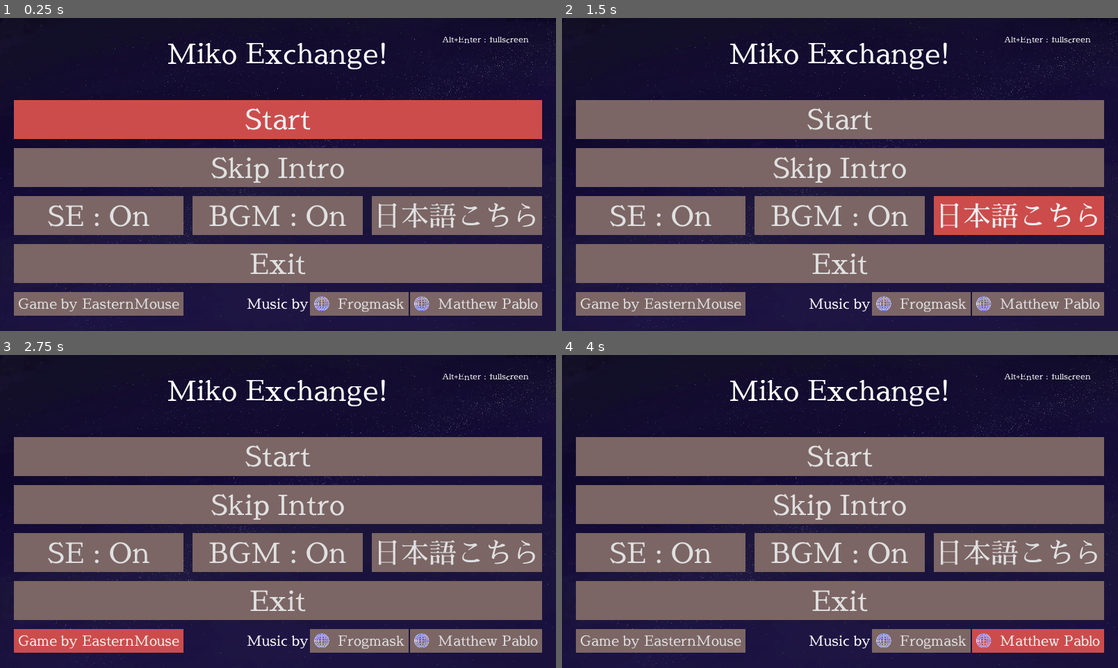
Above: before the commit, frames 1-4 (two rows, left to right).
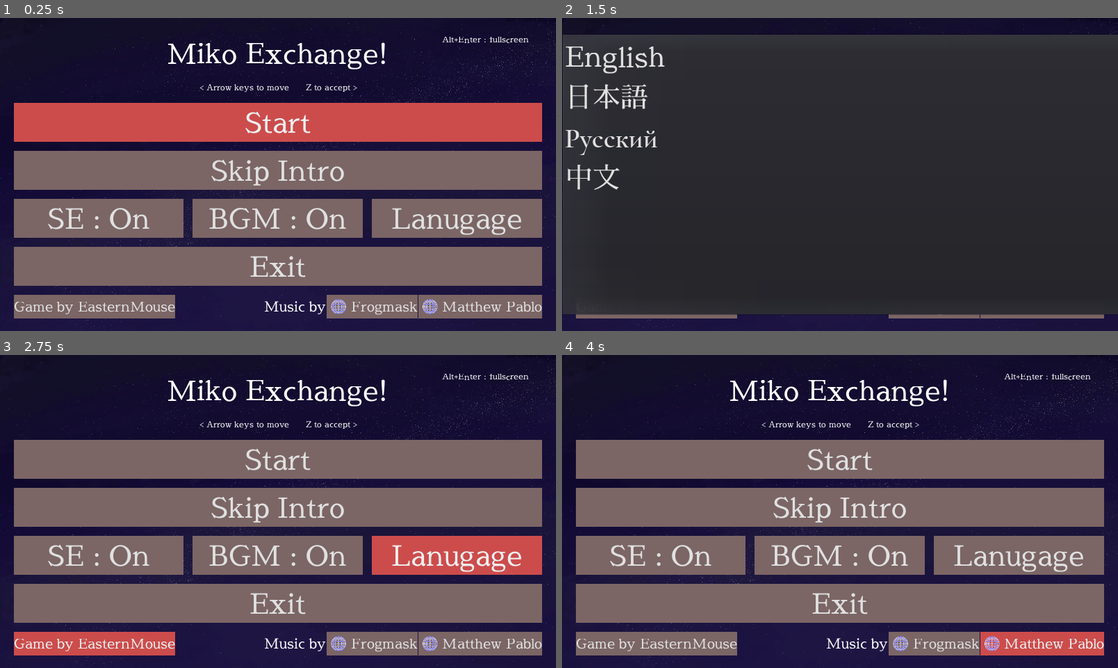
Above: after the commit, the same moments.

Repository: EasternMouse/miko-exchange
Game: Godot game, scene res://src/scenes/MainMenu.tscn
The game is run twice, just before and just after one commit, with the same random seed, the same clock (stepped at 60 frames per second) and the same inputs.
Inputs:
- Up to frame 1 (0.25 s): no input
- Up to frame 2 (1.5 s): click "日本語こちら" (after the commit: "Lanugage") at 0.5 s; click "English here" (after the commit: "Lanugage") at 1.25 s
- Up to frame 3 (2.75 s): click "Game by EasternMouse" at 2 s
- Up to frame 4 (4 s): click "Frogmask" at 2.75 s; click "Matthew Pablo" at 3.5 s

The runs differ from the first frame. In frame 1, 13% of the frame differs, in the area x 2-98%, y 21-96%; in frame 2, 79%, in the area x 0-100%, y 5-96%; in frame 3, 16%; in frame 4, 13%.

Commit message:
Added Russian translation, Font fallback for new langauge

Diff:
--- a/assets/text.csv
+++ b/assets/text.csv
@@ -1,29 +1,30 @@
-keys,en,ja
-NAME,Miko Exchange!,Miko Exchange!
-ON,On,はい
-OFF,Off,いいえ
-START,Start,初めから
-SKIP_INTRO,Skip Intro,イントロをスキップ
-LANGUAGE,日本語こちら,English here
-EXIT,Exit,終了
-SCORE,Score: ,スコア :
-PAUSE,Pause,一時停止
-GAME_OVER,Game over,ゲームオーバー
-RETRY,Retry,リトライ
-CONTINUE,Continue,コンティニュー
-MAIN_MENU,Main Menu,タイトルへ
-CREDITS_GAME, Game by EasternMouse , ゲーム : EasternMouse
-CREDITS_MUSIC,Music by,音楽 :
-CREDITS_MUSIC_FROGMASK, Frogmask , Frogmask
-CREDITS_MUSIC_MATTHEW, Matthew Pablo , Matthew Pablo
-CONTROLS_FULLSCREEN,Alt+Enter : fullscreen,Alt+Enter : 全画面
-CONTROLS_MOVEMENT,Arrow keys : movement,方向キー : 移動
-CONTROLS_SHOOT,Z (hold): Shoot,Z（長押し）: ショット
-CONTROLS_BURST,Z (release) : Burst fire,Z（離す） : バースト
-CONTROLS_FOCUS,Shift : Slow moving,Shift : 低速移動
-CONTROLS_CIRCLE,Fly around the gate in a circle to seal it,門の周りを円で絵がくと封印できます
-CONTROLS_MENU,Esc : Menu,Esc : メニュー
-CONTROLS_NEXT,Z : Next,Z : 次へ
-VICTORY,Victory,人生の勝利者
-DESCRIPTION,"Annual Hakurei Shrine Grand Festival is coming, but Reimu became sick. Help Marisa in conducting festival instead of Reimu, but watch out for evil forces, waiting to invade the festival grounds!",いよいよ一年一度の博麗大祭りの開催日なんですが、霊夢さんが謎の病気にかかって再起不能になってしまった！魔理沙さんを操作して祭りを悪の手から守りましょう！
-CONTROL_DESCRIPTION,"Arrow keys : movement, Z : Shoot, Esc : Menu",方向キー : 移動、Z : ショット、Esc : メニュー
+keys,en,ja,ru,zh
+NAME,Miko Exchange!,Miko Exchange!,Miko Exchange!,Miko Exchange!
+ON,On,はい,Да,
+OFF,Off,いいえ,Нет,
+START,Start,初めから,Начать,
+SKIP_INTRO,Skip Intro,イントロをスキップ,Пропустить вступление,
+LANGUAGE,Lanugage,Lanugage,Lanugage,Lanugage
+EXIT,Exit,終了,Выход,
+SCORE,Score:,スコア :,Очки:,
+PAUSE,Pause,一時停止,Пауза,
+GAME_OVER,Game Over,ゲームオーバー,Игра окончена,
+RETRY,Retry,リトライ,Начать заново,
+CONTINUE,Continue,コンティニュー,Продолжить,
+MAIN_MENU,Main Menu,タイトルへ,Главное меню,
+CREDITS_GAME,Game by EasternMouse,ゲーム : EasternMouse,Игра от EasternMouse,
+CREDITS_MUSIC,Music by,音楽 :,Музыка от,
+CREDITS_MUSIC_FROGMASK,Frogmask,Frogmask,Frogmask,Frogmask
+CREDITS_MUSIC_MATTHEW,Matthew Pablo,Matthew Pablo,Matthew Pablo,Matthew Pablo
+CONTROLS_FULLSCREEN,Alt+Enter : fullscreen,Alt+Enter : 全画面,Alt+Enter : Полный экран,
+CONTROLS_MAIN_MENU,< Arrow keys to move      Z to accept >,＜ 方向キーで移動　　Zでアクセプト ＞,< Стрелки - передвижение      Z - принять >,
+CONTROLS_MOVEMENT,Arrow keys : movement,方向キー : 移動,Стрелки: Передвижение,
+CONTROLS_SHOOT,Z (hold): Shoot,Z（長押し）: ショット,Z (держть): Стрельба,
+CONTROLS_BURST,Z (release) : Burst fire,Z（離す） : バースト,Z (отпустить): Мощный выстрел,
+CONTROLS_FOCUS,Shift : Slow moving,Shift : 低速移動,Shift: Медленное передвижение,
+CONTROLS_CIRCLE,Fly around the Gate in a circle to seal it,門の周りを円で絵がくと封印できます,"Облетите вокруг Врат, что-бы закрыть их",
+CONTROLS_MENU,Esc : Menu,Esc : メニュー,Esc: Меню,
+CONTROLS_NEXT,Z : Next,Z : 次へ,Z: Дальше,
+VICTORY,Victory,人生の勝利者,Победа,
+DESCRIPTION,"Annual Hakurei Shrine Grand Festival is coming, but Reimu became sick. Help Marisa in conducting festival instead of Reimu, but watch out for evil forces, waiting to invade the festival grounds!",いよいよ一年一度の博麗大祭りの開催日なんですが、霊夢さんが謎の病気にかかって再起不能になってしまった！魔理沙さんを操作して祭りを悪の手から守りましょう！,X,X
+CONTROL_DESCRIPTION,"Arrow keys : Movement, Z : Shoot, Esc : Menu",方向キー : 移動、Z : ショット、Esc : メニュー,X,X
--- a/project.godot
+++ b/project.godot
@@ -123,7 +123,7 @@
 
 [locale]
 
-translations=PoolStringArray( "res://assets/text.en.translation", "res://assets/text.ja.translation" )
+translations=PoolStringArray( "res://assets/text.en.translation", "res://assets/text.ja.translation", "res://assets/text.ru.translation", "res://assets/text.zh.translation" )
 
 [rendering]
 
--- a/src/Theme.tres
+++ b/src/Theme.tres
@@ -1,6 +1,7 @@
-[gd_resource type="Theme" load_steps=6 format=2]
+[gd_resource type="Theme" load_steps=7 format=2]
 
 [ext_resource path="res://assets/fonts/Sawarabi_Mincho/SawarabiMincho-Regular.ttf" type="DynamicFontData" id=1]
+[ext_resource path="res://assets/fonts/Cormorant_Garamond/CormorantGaramond-SemiBold.ttf" type="DynamicFontData" id=2]
 
 [sub_resource type="StyleBoxFlat" id=1]
 bg_color = Color( 0.803922, 0.301961, 0.301961, 1 )
@@ -14,6 +15,7 @@
 [sub_resource type="DynamicFont" id=4]
 size = 96
 font_data = ExtResource( 1 )
+fallback/0 = ExtResource( 2 )
 
 [resource]
 default_font = SubResource( 4 )
--- a/src/entities/Player.tscn
+++ b/src/entities/Player.tscn
@@ -7,6 +7,7 @@
 [ext_resource path="res://assets/fonts/Sawarabi_Mincho/SawarabiMincho-Regular.ttf" type="DynamicFontData" id=5]
 [ext_resource path="res://assets/img/light.png" type="Texture" id=6]
 [ext_resource path="res://src/entities/HitboxShot.gd" type="Script" id=7]
+[ext_resource path="res://assets/fonts/Cormorant_Garamond/CormorantGaramond-SemiBold.ttf" type="DynamicFontData" id=8]
 
 [sub_resource type="CircleShape2D" id=1]
 radius = 40.8737
@@ -121,6 +122,7 @@
 outline_size = 4
 outline_color = Color( 0, 0, 0, 1 )
 font_data = ExtResource( 5 )
+fallback/0 = ExtResource( 8 )
 
 [sub_resource type="Animation" id=9]
 resource_name = "heal"
--- a/src/scenes/MainMenu.gd
+++ b/src/scenes/MainMenu.gd
@@ -28,11 +28,8 @@
 
 
 func _on_ButtonLanguage_pressed():
-	if TranslationServer.get_locale() == "en":
-		TranslationServer.set_locale("ja")
-	else:
-		TranslationServer.set_locale("en")
-	load_text()
+	$LanguagePopupMenu.popup()
+
 
 func _on_ButtonMusic_pressed():
 	BgmControl.option_music = not BgmControl.option_music
@@ -92,3 +89,12 @@
 	OS.window_fullscreen = false
 	if OS.shell_open("https://easternmouse.itch.io") != OK:
 		print("Can't open website!")
+
+
+func _on_LanguagePopupMenu_id_pressed(id: int) -> void:
+	match id:
+		0: TranslationServer.set_locale("en")
+		1: TranslationServer.set_locale("ja")
+		2: TranslationServer.set_locale("ru")
+		3: TranslationServer.set_locale("zh")
+	load_text()
--- a/src/scenes/MainMenu.tscn
+++ b/src/scenes/MainMenu.tscn
@@ -6,14 +6,17 @@
 [ext_resource path="res://src/scenes/MainMenu.gd" type="Script" id=4]
 [ext_resource path="res://assets/fonts/Sawarabi_Mincho/SawarabiMincho-Regular.ttf" type="DynamicFontData" id=5]
 [ext_resource path="res://assets/img/Globe.png" type="Texture" id=6]
+[ext_resource path="res://assets/fonts/Cormorant_Garamond/CormorantGaramond-SemiBold.ttf" type="DynamicFontData" id=7]
 
 [sub_resource type="DynamicFont" id=1]
 size = 30
 font_data = ExtResource( 5 )
+fallback/0 = ExtResource( 7 )
 
 [sub_resource type="DynamicFont" id=2]
 size = 50
 font_data = ExtResource( 5 )
+fallback/0 = ExtResource( 7 )
 
 [node name="MainMenu" type="Control"]
 anchor_right = 1.0
@@ -58,7 +61,7 @@
 
 [node name="VBoxContainer" type="VBoxContainer" parent="MarginContainer"]
 margin_right = 2680.0
-margin_bottom = 972.0
+margin_bottom = 1151.0
 grow_horizontal = 2
 grow_vertical = 2
 custom_constants/separation = 32
@@ -68,8 +71,9 @@
 }
 
 [node name="Label" type="Label" parent="MarginContainer/VBoxContainer"]
-margin_right = 2680.0
-margin_bottom = 134.0
+margin_top = 83.0
+margin_right = 2680.0
+margin_bottom = 217.0
 size_flags_vertical = 1
 text = "NAME"
 align = 1
@@ -78,25 +82,30 @@
 "_edit_use_anchors_": false
 }
 
-[node name="Control" type="Control" parent="MarginContainer/VBoxContainer"]
-margin_top = 166.0
-margin_right = 2680.0
-margin_bottom = 196.0
-size_flags_vertical = 3
+[node name="LabelControls" type="Label" parent="MarginContainer/VBoxContainer"]
+margin_top = 249.0
+margin_right = 2680.0
+margin_bottom = 292.0
+custom_fonts/font = SubResource( 1 )
+text = "CONTROLS_MAIN_MENU"
+align = 1
+__meta__ = {
+"_edit_use_anchors_": false
+}
 
 [node name="ButtonStart" parent="MarginContainer/VBoxContainer" instance=ExtResource( 3 )]
-margin_top = 228.0
-margin_right = 2680.0
-margin_bottom = 362.0
+margin_top = 324.0
+margin_right = 2680.0
+margin_bottom = 458.0
 focus_neighbour_bottom = NodePath("../ButtonSkipIntro")
 size_flags_vertical = 1
 text = "START"
 path = "res://src/scenes/CutScene.tscn"
 
 [node name="ButtonSkipIntro" parent="MarginContainer/VBoxContainer" instance=ExtResource( 3 )]
-margin_top = 394.0
-margin_right = 2680.0
-margin_bottom = 528.0
+margin_top = 490.0
+margin_right = 2680.0
+margin_bottom = 624.0
 focus_neighbour_top = NodePath("../ButtonStart")
 focus_neighbour_bottom = NodePath("../HBoxContainer/ButtonSound")
 size_flags_vertical = 1
@@ -104,9 +113,9 @@
 path = "res://src/scenes/GameScene.tscn"
 
 [node name="HBoxContainer" type="HBoxContainer" parent="MarginContainer/VBoxContainer"]
-margin_top = 560.0
-margin_right = 2680.0
-margin_bottom = 694.0
+margin_top = 656.0
+margin_right = 2680.0
+margin_bottom = 790.0
 custom_constants/separation = 32
 alignment = 1
 
@@ -143,18 +152,18 @@
 text = "LANGUAGE"
 
 [node name="ButtonExit" type="Button" parent="MarginContainer/VBoxContainer"]
-margin_top = 726.0
-margin_right = 2680.0
-margin_bottom = 860.0
+margin_top = 822.0
+margin_right = 2680.0
+margin_bottom = 956.0
 focus_neighbour_top = NodePath("../HBoxContainer/ButtonSound")
 focus_neighbour_bottom = NodePath("../Credits/ButtonCreditsGame")
 mouse_filter = 2
 text = "EXIT"
 
 [node name="Credits" type="HBoxContainer" parent="MarginContainer/VBoxContainer"]
-margin_top = 892.0
-margin_right = 2680.0
-margin_bottom = 972.0
+margin_top = 988.0
+margin_right = 2680.0
+margin_bottom = 1068.0
 alignment = 1
 
 [node name="ButtonCreditsGame" type="Button" parent="MarginContainer/VBoxContainer/Credits"]
@@ -207,6 +216,17 @@
 icon = ExtResource( 6 )
 
 [node name="AudioStreamPlayer" type="AudioStreamPlayer" parent="."]
+
+[node name="LanguagePopupMenu" type="PopupMenu" parent="."]
+margin_left = 48.0
+margin_top = 54.0
+margin_right = 2728.0
+margin_bottom = 1026.0
+popup_exclusive = true
+items = [ "English", null, 0, false, false, 0, 0, null, "", false, "日本語", null, 0, false, false, 1, 0, null, "", false, "Русский", null, 0, false, false, 2, 0, null, "", false, "中文", null, 0, false, false, 3, 0, null, "", false ]
+__meta__ = {
+"_edit_use_anchors_": false
+}
 [connection signal="pressed" from="MarginContainer/VBoxContainer/HBoxContainer/ButtonSound" to="." method="_on_ButtonSound_pressed"]
 [connection signal="pressed" from="MarginContainer/VBoxContainer/HBoxContainer/ButtonMusic" to="." method="_on_ButtonMusic_pressed"]
 [connection signal="pressed" from="MarginContainer/VBoxContainer/HBoxContainer/ButtonLanguage" to="." method="_on_ButtonLanguage_pressed"]
@@ -214,3 +234,4 @@
 [connection signal="pressed" from="MarginContainer/VBoxContainer/Credits/ButtonCreditsGame" to="." method="_on_ButtonCreditsGame_pressed"]
 [connection signal="pressed" from="MarginContainer/VBoxContainer/Credits/ButtonCreditsMusicFrogMask" to="." method="_on_ButtonCreditsMusicFrogMask_pressed"]
 [connection signal="pressed" from="MarginContainer/VBoxContainer/Credits/ButtonCreditsMusicMatthew" to="." method="_on_ButtonCreditsMusicMatthew_pressed"]
+[connection signal="id_pressed" from="LanguagePopupMenu" to="." method="_on_LanguagePopupMenu_id_pressed"]
Binary file added: assets/fonts/Cormorant_Garamond/CormorantGaramond-SemiBold.ttf
Not shown, added: assets/fonts/Cormorant_Garamond/OFL.txt
Not shown, changed: assets/text.csv.import
Binary file changed: assets/text.en.translation
Binary file changed: assets/text.ja.translation
Binary file added: assets/text.ru.translation
Binary file added: assets/text.zh.translation
Not shown: 1 places in src/entities/Player.tscn that only renumber resources
Not shown: 1 places in src/scenes/MainMenu.tscn that only renumber resources
